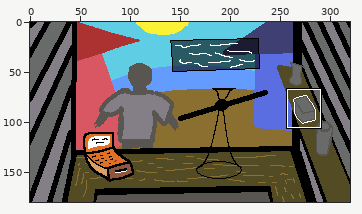
Pixel-art file, stored at GMTK-2024/Assets/Assets/Pixelart/SceneTemplate.aseprite. Above: a wide view before the commit, with the close-up outlined.
Close-up. Before the commit:
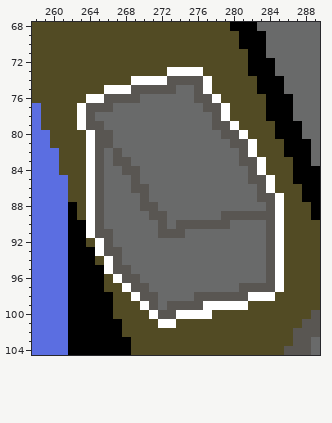
320x180 pixels, 1 frame. Shown: x 258..289, y 68..104. The commit also changed other parts of the picture, which this record leaves out.
Now the later version:
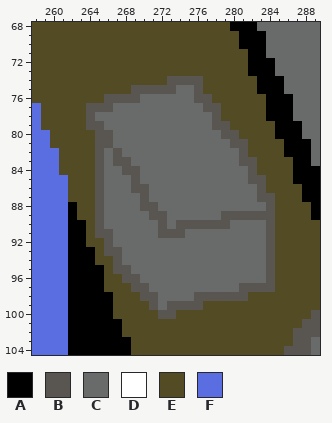
Palette (. is transparent): A #000000  B #595652  C #696a6a  D #ffffff  E #524b24  F #5b6ee1
Changes in this commit:
{"where": "layer \"Shelf\""}
{"y":73,"x":273,"old":"DDDD","new":"EEEE"}
{"y":74,"x":269,"old":"DDDD","new":"EEEE"}
{"y":74,"x":277,"old":"D","new":"E"}
{"y":75,"x":266,"old":"DDD","new":"EEE"}
{"y":75,"x":277,"old":"D","new":"E"}
{"y":76,"x":264,"old":"DD","new":"EE"}
{"y":76,"x":278,"old":"D","new":"E"}
{"y":77,"x":263,"old":"D","new":"E"}
{"y":77,"x":279,"old":"D","new":"E"}
{"y":78,"x":263,"old":"D","new":"E"}
{"y":78,"x":279,"old":"D","new":"E"}
{"y":79,"x":263,"old":"D","new":"E"}
{"y":79,"x":280,"old":"D","new":"E"}
{"y":80,"x":264,"old":"D","new":"E"}
{"y":80,"x":281,"old":"D","new":"E"}
{"y":81,"x":264,"old":"D","new":"E"}
{"y":81,"x":282,"old":"D","new":"E"}
{"y":82,"x":264,"old":"D","new":"E"}
{"y":82,"x":282,"old":"D","new":"E"}
{"y":83,"x":264,"old":"D","new":"E"}
{"y":83,"x":283,"old":"D","new":"E"}
{"y":84,"x":264,"old":"D","new":"E"}
{"y":84,"x":283,"old":"D","new":"E"}
{"y":85,"x":264,"old":"D","new":"E"}
{"y":85,"x":284,"old":"D","new":"E"}
{"y":86,"x":264,"old":"D","new":"E"}
{"y":86,"x":284,"old":"D","new":"E"}
{"y":87,"x":264,"old":"D","new":"E"}
{"y":87,"x":285,"old":"D","new":"E"}
{"y":88,"x":264,"old":"D","new":"E"}
{"y":88,"x":285,"old":"D","new":"E"}
{"y":89,"x":264,"old":"D","new":"E"}
{"y":89,"x":285,"old":"D","new":"E"}
{"y":90,"x":264,"old":"D","new":"E"}
{"y":90,"x":285,"old":"D","new":"E"}
{"y":91,"x":264,"old":"D","new":"E"}
{"y":91,"x":285,"old":"D","new":"E"}
{"y":92,"x":265,"old":"D","new":"E"}
{"y":92,"x":285,"old":"D","new":"E"}
{"y":93,"x":265,"old":"D","new":"E"}
{"y":93,"x":285,"old":"D","new":"E"}
{"y":94,"x":266,"old":"D","new":"E"}
{"y":94,"x":285,"old":"D","new":"E"}
{"y":95,"x":266,"old":"D","new":"E"}
{"y":95,"x":285,"old":"D","new":"E"}
{"y":96,"x":267,"old":"D","new":"E"}
{"y":96,"x":285,"old":"D","new":"E"}
{"y":97,"x":268,"old":"D","new":"E"}
{"y":97,"x":285,"old":"D","new":"E"}
{"y":98,"x":269,"old":"D","new":"E"}
{"y":98,"x":282,"old":"DDD","new":"EEE"}
{"y":99,"x":270,"old":"D","new":"E"}
{"y":99,"x":277,"old":"DDDDD","new":"EEEEE"}
{"y":100,"x":271,"old":"D","new":"E"}
{"y":100,"x":274,"old":"DDDD","new":"EEEE"}
{"y":101,"x":272,"old":"DD","new":"EE"}
